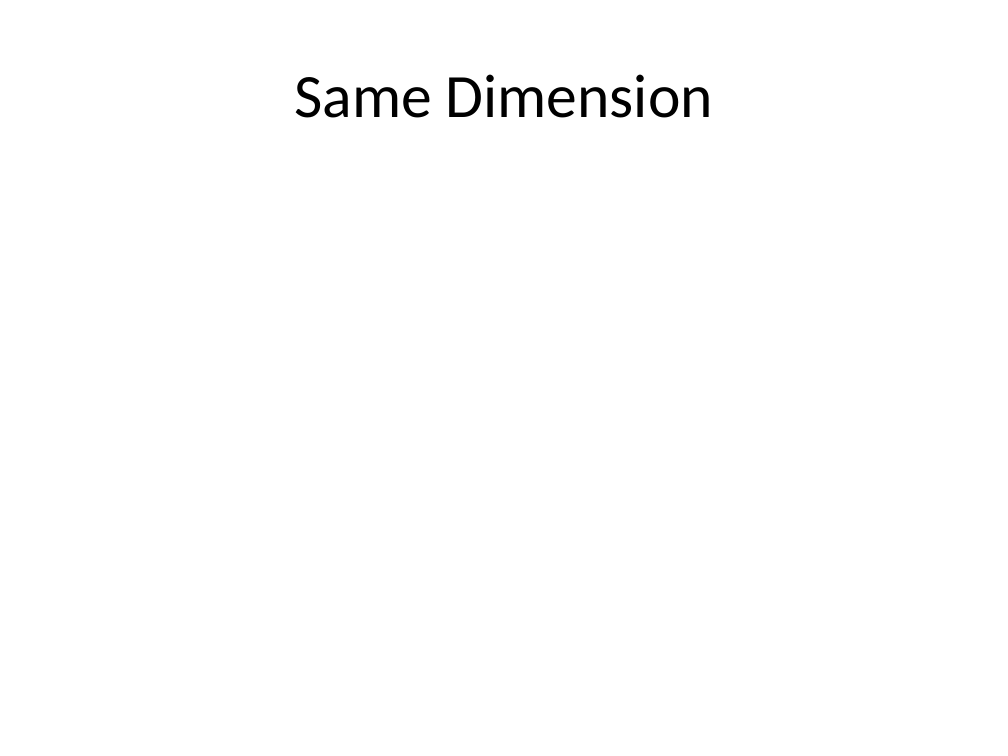
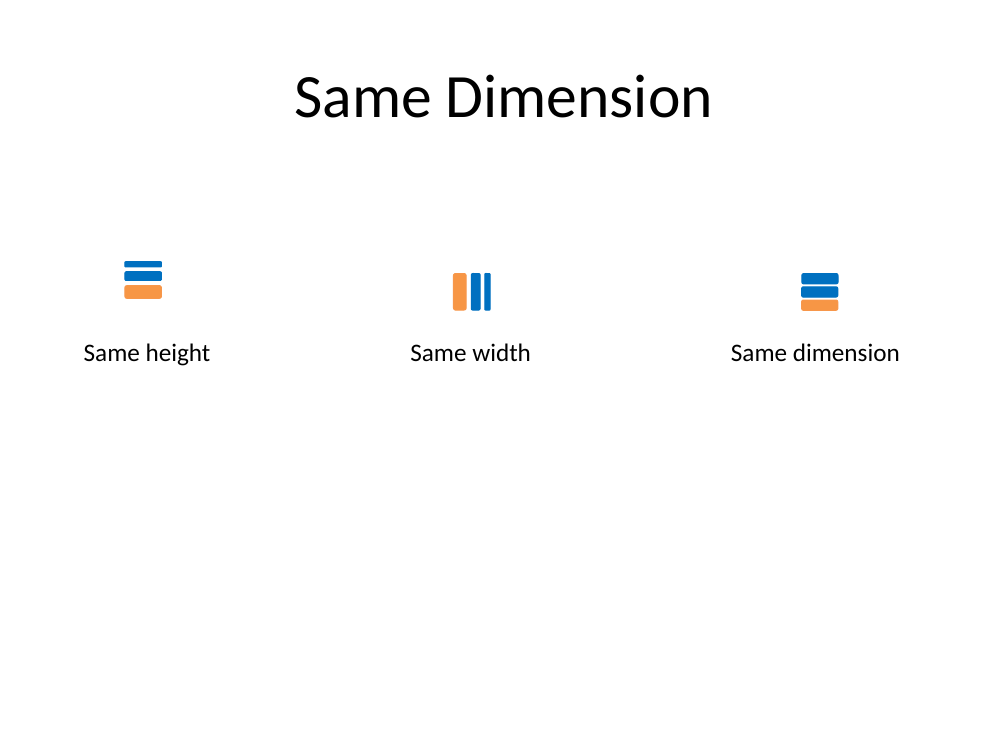
Before and after one commit to PowerPointLabs/PowerPointLabs, a slide deck: slide 4 of doc/Icons-ResizeLab.pptx. Drawn at 1008x756 pixels with LibreOffice and Linux fonts; fonts in the diff are those of the drawing. Boxes give left, top, right and bottom in pixels: in the first picture for what was removed or moved away, otherwise in the second. Text is boxed around its words. In the diff, an @@ line names an element or a change of style, - is before the commit and + after.

```diff
--- a/doc/Icons-ResizeLab.pptx
+++ b/doc/Icons-ResizeLab.pptx
@@ rounded rectangle added at (x1=125, y1=262, x2=161, y2=267), fill #0070C0, outline #0070C0 0.75 pt @@
@@ rounded rectangle added at (x1=125, y1=285, x2=161, y2=298), fill #F79645, outline #F7974B 0.75 pt @@
@@ rounded rectangle added at (x1=125, y1=272, x2=161, y2=281), fill #0070C0, outline #0070C0 0.75 pt @@
@@ rounded rectangle added at (x1=453, y1=274, x2=466, y2=310), fill #F79645, outline #F7974B 0.75 pt @@
@@ rounded rectangle added at (x1=471, y1=274, x2=480, y2=310), fill #0070C0, outline #0070C0 0.75 pt @@
@@ rounded rectangle added at (x1=484, y1=274, x2=489, y2=310), fill #0070C0, outline #0070C0 0.75 pt @@
@@ rounded rectangle added at (x1=801, y1=287, x2=838, y2=297), fill #0070C0, outline #0070C0 0.75 pt @@
@@ rounded rectangle added at (x1=802, y1=273, x2=839, y2=283), fill #0070C0, outline #0070C0 0.75 pt @@
@@ rounded rectangle added at (x1=801, y1=300, x2=838, y2=310), fill #F79645, outline #F7974B 0.75 pt @@
@@ text added at (x1=84, y1=343, x2=211, y2=366), 18 pt, text #000000 @@
+Same height
@@ text added at (x1=410, y1=343, x2=531, y2=361), 18 pt, text #000000 @@
+Same width
@@ text added at (x1=731, y1=343, x2=900, y2=362), 18 pt, text #000000 @@
+Same dimension
```
Also in this commit, not shown: 4 other slides changed, 14 other files.
